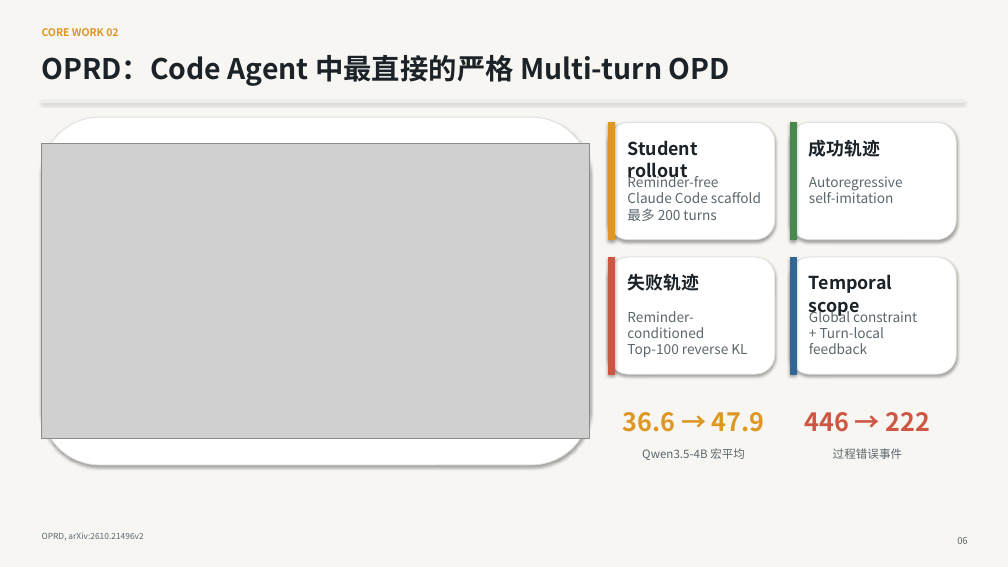
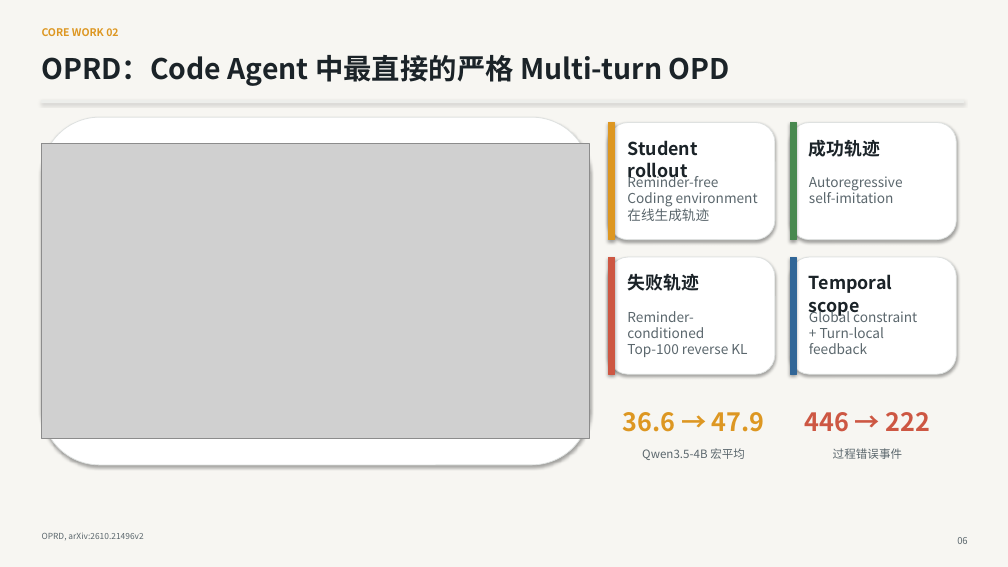
Before and after one commit to jiafr1802/harness-opd-papers, a slide deck: slide 6 of slides/Complex-Harness-OPD-and-Multi-turn-Agent-OPD-zh.pptx. Drawn at 1008x567 pixels with LibreOffice and Linux fonts; fonts in the diff are those of the drawing; grey boxes stand for pictures. Boxes give left, top, right and bottom in pixels: in the first picture for what was removed or moved away, otherwise in the second. Text is boxed around its words. In the diff, an @@ line names an element or a change of style, - is before the commit and + after.

Commit message:
Clarify OPRD training scaffold scope
Distinguish the generic coding environment used for OPRD training from the Claude Code scaffold explicitly documented only for evaluation, and update the slide deck accordingly.

```diff
--- a/slides/Complex-Harness-OPD-and-Multi-turn-Agent-OPD-zh.pptx
+++ b/slides/Complex-Harness-OPD-and-Multi-turn-Agent-OPD-zh.pptx
@@ text at [627,174,758,221]: text changed @@
-Reminder-free
-Claude Code scaffold
-最多 200 turns
+Reminder-free
+Coding environment
+在线生成轨迹
```
Also in this commit, not shown: 2 other files.
